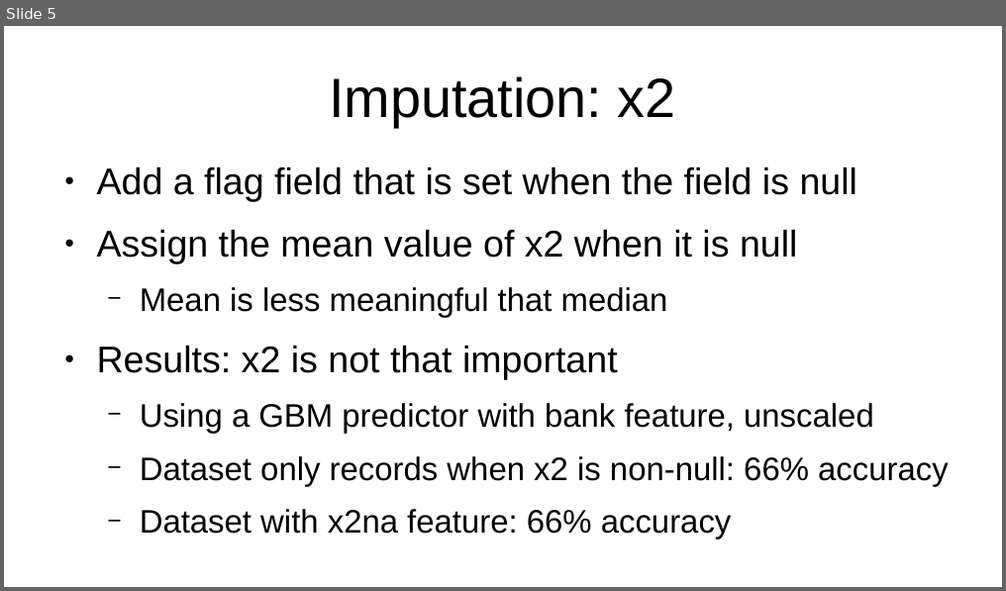
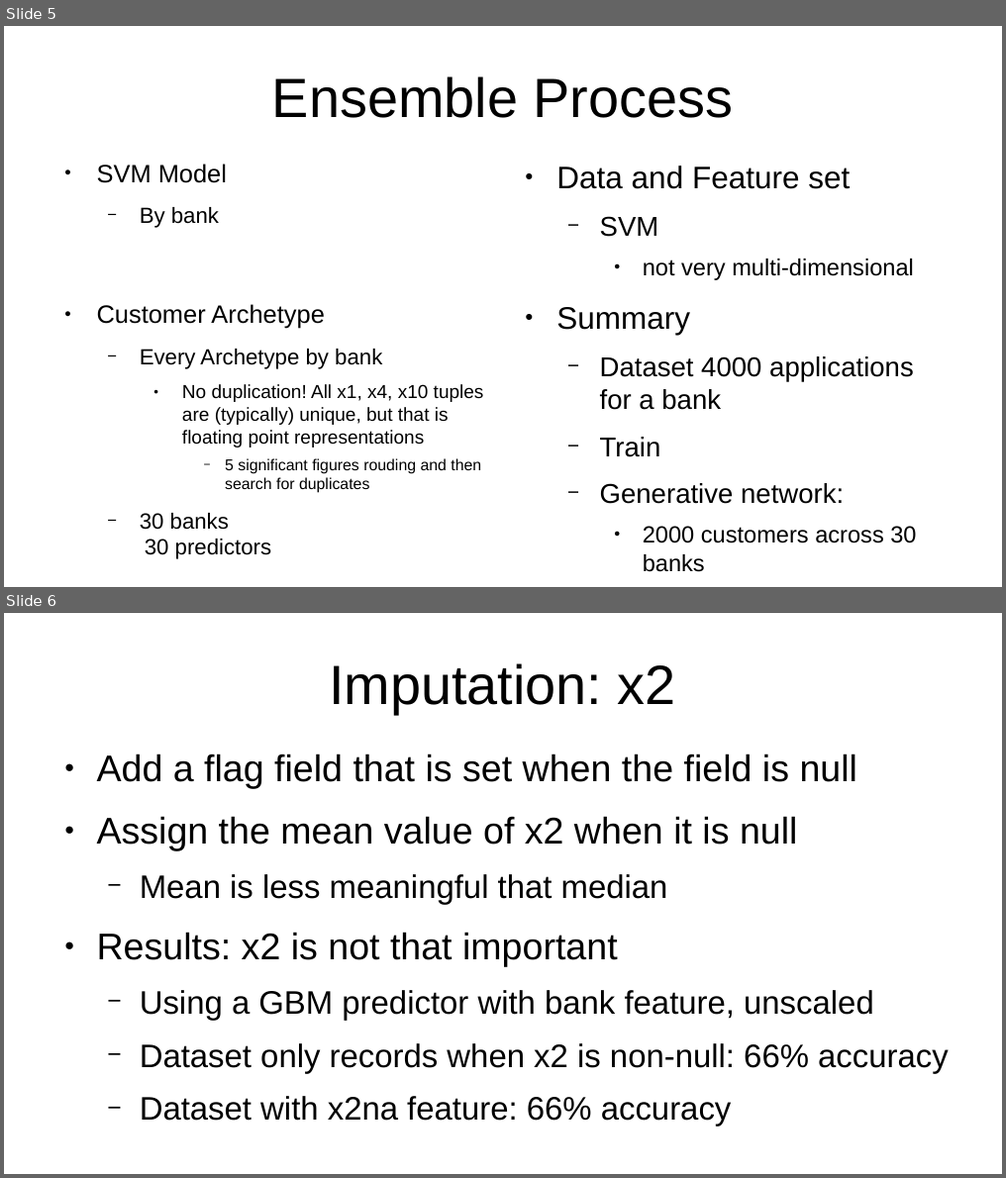
Before and after one commit to eepgwde/pyeg0, a slide deck: caret/classr1/smava00.odp. Shown one above the other, each under a label of ours: slide 5 before the commit, slides 5 and 6 after it. The pictures are 1006x591 and 1006x1178 pixels, drawn with LibreOffice and Linux fonts; fonts in the diff are those of the drawing. Boxes give left, top, right and bottom in pixels: in the first picture for what was removed or moved away, otherwise in the second. Text is boxed around its words. In the diff, an @@ line names an element or a change of style, - is before the commit and + after.

```diff
--- a/caret/classr1/smava00.odp
+++ b/caret/classr1/smava00.odp
@@ slide 5 added at box(4, 26, 1002, 587), background #FFFFFF @@
@@ title added at box(272, 76, 734, 118), 44 pt, text #000000 @@
+Ensemble Process
@@ text added at box(97, 164, 484, 560), 15 pt, text #000000 @@
+● SVM Model
+  − By bank
+● Customer Archetype
+  − Every Archetype by bank
+    ● No duplication! All x1, x4, x10 tuples are (typically) unique, but that is floating point representations
+      − 5 significant figures rouding and then search for duplicates
+  − 30 banks
+    30 predictors
@@ text added at box(556, 166, 916, 572), 21.7 pt, text #000000 @@
+● Data and Feature set
+  − SVM
+    ● not very multi-dimensional
+● Summary
+  − Dataset 4000 applications for a bank
+  − Train
+  − Generative network:
+    ● 2000 customers across 30 banks
@@ what was slide 5 is now slide 6 @@
```
Also in this commit, not shown: 4 other slides added, 5 other files.
